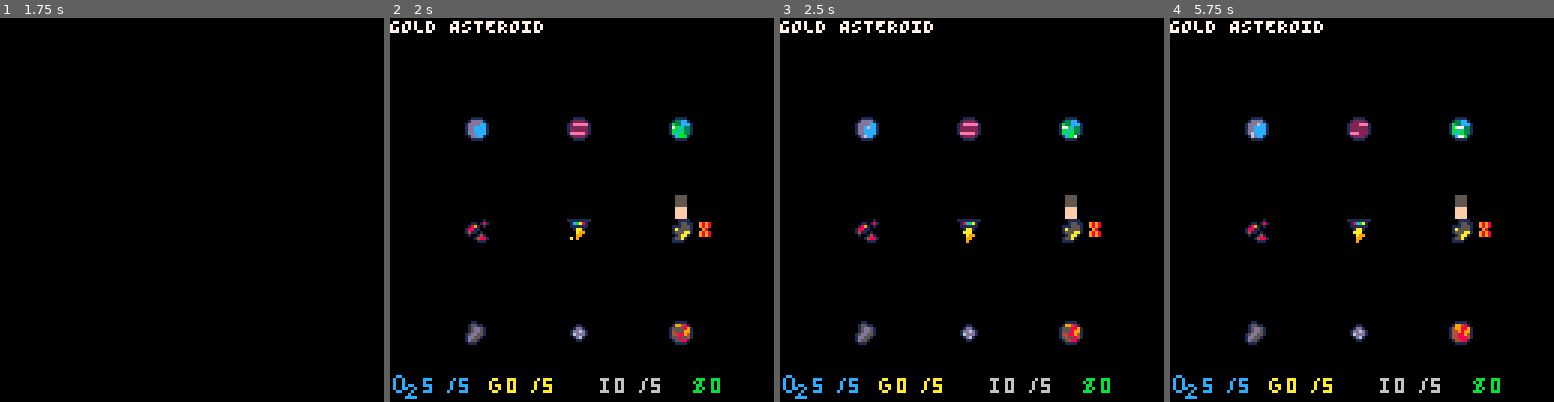
Above: before the commit, frames 1-4 (left to right).
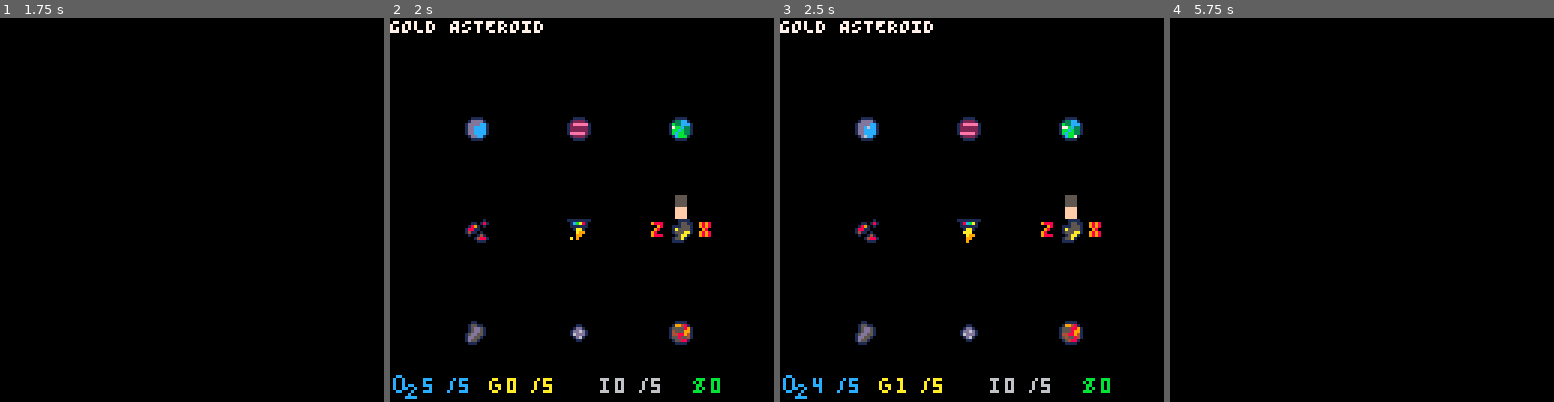
Above: after the commit, the same moments.

Repository: NeosCCV/pico-8-mescosstation
Game: PICO-8 cartridge regalo.p8
Same seed, same stepped clock (60 frames per second), same inputs: the game is played once before the commit and once after it.
Inputs:
- Up to frame 1 (1.75 s): tap X (X key) at 0.33, 1.07 s; tap O (Z key) at 0.7, 1.7 s; hold Right from 1.6 s (still down)
- Up to frame 2 (2 s): keep holding Right; tap X (X key) at 1.85 s
- Up to frame 3 (2.5 s): release Right at 2.1 s; tap O (Z key) at 2.1 s; hold Up 2.15-2.42 s; hold Right from 2.47 s (still down)
- Up to frame 4 (5.75 s): tap O (Z key) every 0.4 s from 2.5 to 5.7 s; tap X (X key) at 2.97, 4.08, 5.2 s; release Right at 3.03 s; hold Left 3.08-3.58 s; hold Down 3.63-3.97 s; hold Right 4.02-4.68 s; hold Up 4.73-5.03 s; hold Left 5.08-5.68 s; hold Down from 5.73 s (still down)

Frame 1 is identical in both runs. In frame 2, less than 0.1% of the frame differs, in the area x 67-72%, y 53-58%; in frame 3, 0.2%; in frame 4, 4.1%, in the area x 0-86%, y 0-100%.

Commit message:
ya vale por hoy

Diff:
--- a/regalo.p8
+++ b/regalo.p8
@@ -66,13 +66,17 @@
 	playerpos=5
 	playerx=0
 	playery=0
+	onplanet=0
 	--
 	planettext={"GAS GIANT","WATERY PLANET","EARTH-LIKE PLANET BUT UGLY","THE MOON?","MESCO'S STATION","LAVA PLANET (HOT)","BROKEN PLANET","GOLD ASTEROID","IRON ASTEROID"}
+	planetmoreinfo={"a"}
 	--
 	activeturn=1
-	abletomove=1
+	maxabletomove=1
+	abletomove=maxabletomove
 	moves=0
 	firsttime=1
+	zstuff=0
 	--
 	o2=5
 	maxo2=5
@@ -231,45 +236,57 @@
 	end
 end
 function tooltip()
-	--tooltip text bout where u at
+	--tooltip text bout where u at (also allows the use of zstuffs)
 	if playerpos==planet1val then
 		print (planettext[1],0,0,7)
+		onplanet=1
 	end
 	if playerpos==planet2val then
 		print (planettext[2],0,0,7)
+		onplanet=2
 	end
 	if playerpos==planet3val then
 		print (planettext[3],0,0,7)
+		onplanet=3
 	end
 	if playerpos==planet4val then
 		print (planettext[4],0,0,7)
+		onplanet=4
 	end
 	if playerpos==planet5val then
 		print (planettext[5],0,0,7)
+		onplanet=5
 	end
 	if playerpos==planet6val then
 		print (planettext[6],0,0,7)
+		onplanet=6
 	end
 	if playerpos==planet7val then
 		print (planettext[7],0,0,7)
+		onplanet=7
 	end
 	if playerpos==planet8val then
 		print (planettext[8],0,0,7)
+		onplanet=8
+		ablezstuff=1
 	end
 	if playerpos==planet9val then
 		print (planettext[9],0,0,7)
+		onplanet=9
+		ablezstuff=1
+
 	end
 end
 --
 function playermovement()
-	if abletomove==1 then
+	if abletomove>0 then
 		if (btn(0)) and not ((btn(1)) or (btn(2)) or (btn(3))) then
 			if not (playerpos==1 or playerpos==4 or playerpos==7) then
 				spr((arrowlframe[arrowlframetrg]),playerx-8,playery)
 				spr((letterxframe[letterxframetrg]),playerx-8,playery-8)
-				if btn(5) then
+				if btnp(5) then
 					playerpos-=1
-					abletomove=0
+					abletomove-=1
 					firsttime=0
 				end
 			end
@@ -278,9 +295,9 @@
 			if not (playerpos==3 or playerpos==6 or playerpos==9) then
 				spr((arrowrframe[arrowrframetrg]),playerx+8,playery)
 				spr((letterxframe[letterxframetrg]),playerx+8,playery-8)
-				if btn(5) then
+				if btnp(5) then
 					playerpos+=1
-					abletomove=0
+					abletomove-=1
 					firsttime=0
 				end
 			end
@@ -289,9 +306,9 @@
 			if not (playerpos==1 or playerpos==2 or playerpos==3) then
 				spr((arrowuframe[arrowuframetrg]),playerx,playery-8)
 				spr((letterxframe[letterxframetrg]),playerx-8,playery-8)
-				if btn(5) then
+				if btnp(5) then
 					playerpos-=3
-					abletomove=0
+					abletomove-=1
 					firsttime=0
 				end
 			end
@@ -300,9 +317,9 @@
 			if not (playerpos==7 or playerpos==8 or playerpos==9) then
 				spr((arrowdframe[arrowdframetrg]),playerx,playery+18)
 				spr((letterxframe[letterxframetrg]),playerx-8,playery+18)
-				if btn(5) then
+				if btnp(5) then
 					playerpos+=3
-					abletomove=0
+					abletomove-=1
 					firsttime=0
 				end
 			end
@@ -311,13 +328,55 @@
 end
 --
 function turnpass()
-if firsttime==0 then
-	spr((letterxframe[letterzframetrg]),playerx+8,playery+8)
-end
-…(4 lines of a section not shown)…
+	if firsttime==0 then
+		spr((letterxframe[letterzframetrg]),playerx+8,playery+8)
+	end
+	if ablezstuff==1 then
+		spr((letterzframe[letterzframetrg]),playerx-8,playery+8)
+	end
+	if (btnp(5)) and not ((btn(0)) or (btn(1)) or (btn(2)) or (btn(3)) or (btn(4))) then
+		if onplanet==5 then
+			if firsttime==0 then
+				abletomove=maxabletomove
+				o2-=1
+			end
+		end
+		if onplanet==7 then
+			--
+			abletomove=maxabletomove
+			o2-=2
+			--
+		end
+		if onplanet==1 or onplanet==2 or onplanet==3 or onplanet==4 or onplanet==6 or onplanet==8 or onplanet==9 then
+			--
+			abletomove=maxabletomove
+			o2-=1
+			--
+		end
+	end
+	if btnp(4) and not ((btn(0)) or (btn(1)) or (btn(2)) or (btn(3)) or (btn(5))) then
+		if onplanet==8 then
+			if gold<maxgold then
+				gold+=1
+				--
+				abletomove=maxabletomove
+				o2-=1
+				--
+			else
+			end
+		end
+		if onplanet==9 then
+			if iron<maxiron then
+				iron+=1
+				--
+				abletomove=maxabletomove
+				o2-=1
+				--
+			else
+			end
+		end
+
+	end
 end
 --
 function hud()
@@ -340,10 +399,9 @@
 --money
 spr(11,99,119)
 print (money,107,120,11)
-
-
-
 --tooltip help
+--print ("z STANDS FOR zMINING",2,100,7)
+--print ("x STANDS FOR xCHILL",2,110,7)
 
 
 
Not shown, changed: 48 lines of the sprite sheet (__gfx__) section of regalo.p8
